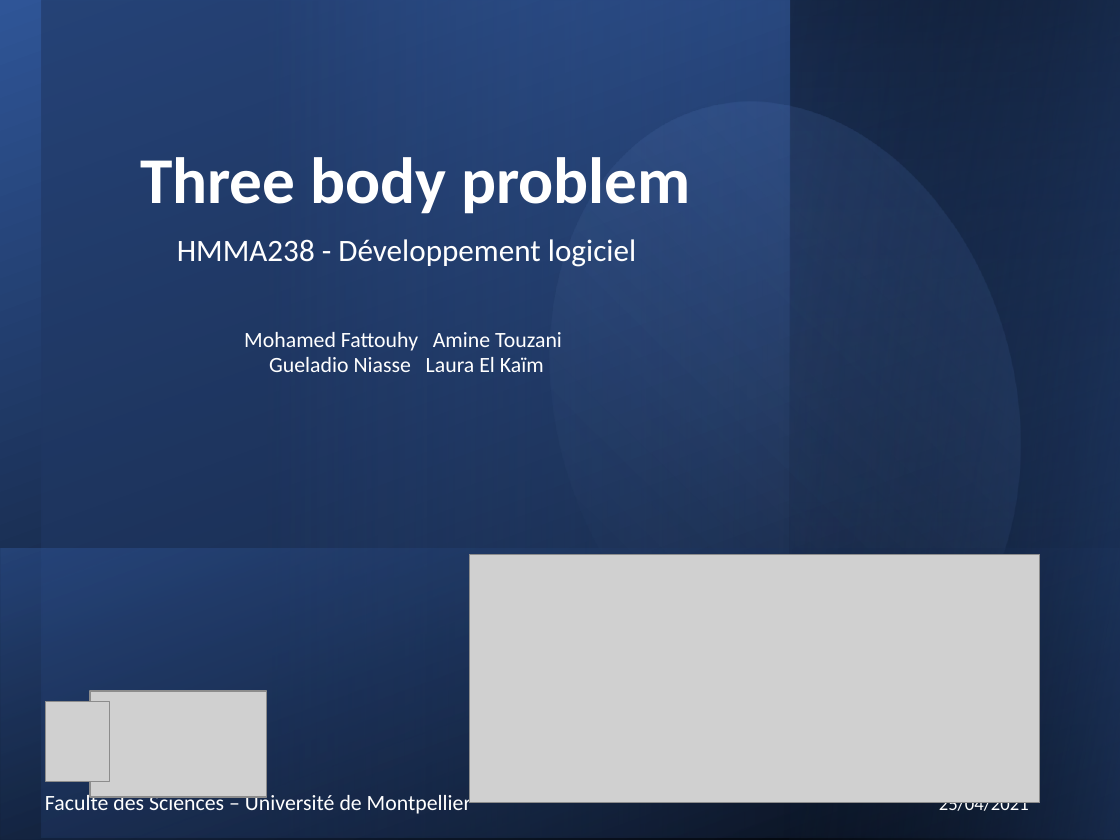
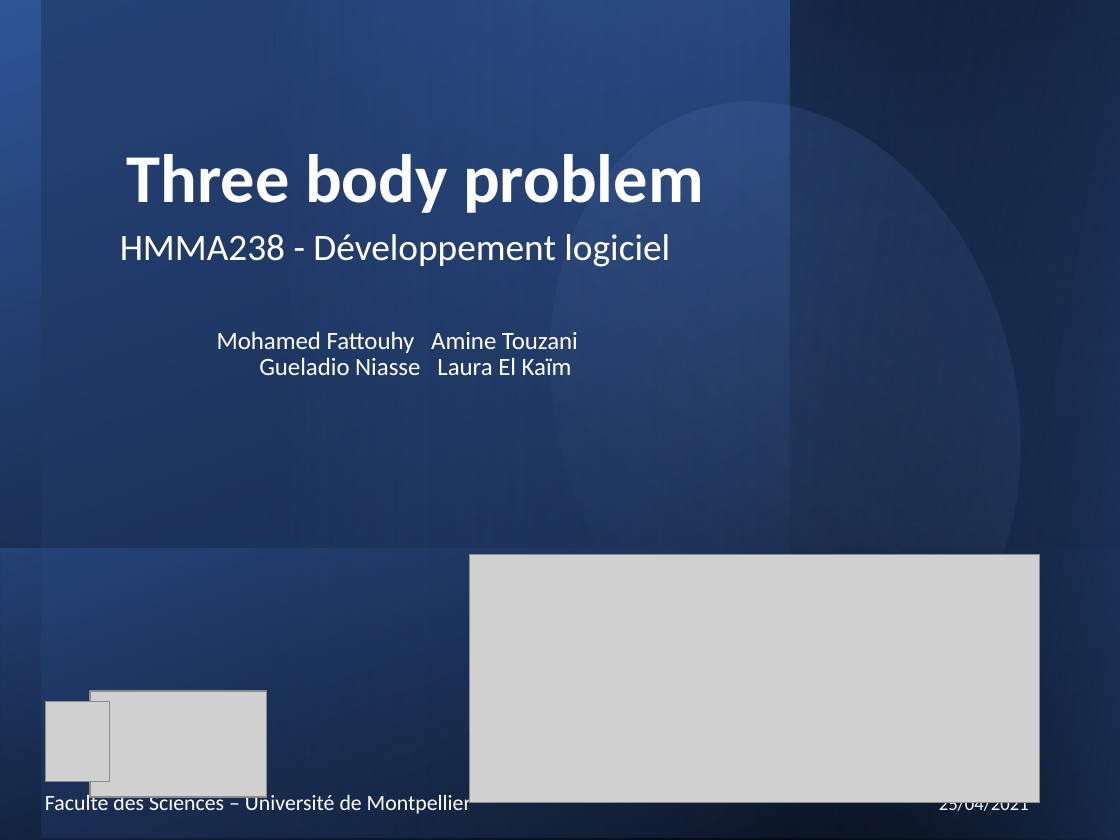
Before and after one commit to LauraElKaim/Project_Three_Body_Problem, a slide deck: slide 1 of beamer/Three_body_problem_powerpoint.pptx. Drawn at 1120x840 pixels with LibreOffice and Linux fonts; fonts in the diff are those of the drawing; grey boxes stand for pictures. Boxes give left, top, right and bottom in pixels: in the first picture for what was removed or moved away, otherwise in the second. Text is boxed around its words. In the diff, an @@ line names an element or a change of style, - is before the commit and + after.

```diff
--- a/beamer/Three_body_problem_powerpoint.pptx
+++ b/beamer/Three_body_problem_powerpoint.pptx
@@ title "Three body problem" at (127, 154, 703, 213): size 42 to 44 pt @@
@@ text "HMMA238 - Développement logiciel": place and size @@
-text "HMMA238 - Développement logiciel" at (177, 239, 636, 267)
+text "HMMA238 - Développement logiciel" at (120, 234, 670, 267)
@@ text "HMMA238 - Développement logiciel" at (120, 234, 670, 267): size 20 to 24 pt @@
@@ subtitle "Mohamed Fattouhy Amine Touzani": place and size @@
-subtitle "Mohamed Fattouhy Amine Touzani" at (244, 332, 562, 372)
+subtitle "Mohamed Fattouhy Amine Touzani" at (217, 331, 578, 375)
@@ subtitle "Mohamed Fattouhy Amine Touzani" at (217, 331, 578, 375): size 14 to 16 pt @@
```
Also in this commit, not shown: 11 other slides changed, 2 slides added, 5 other files.
